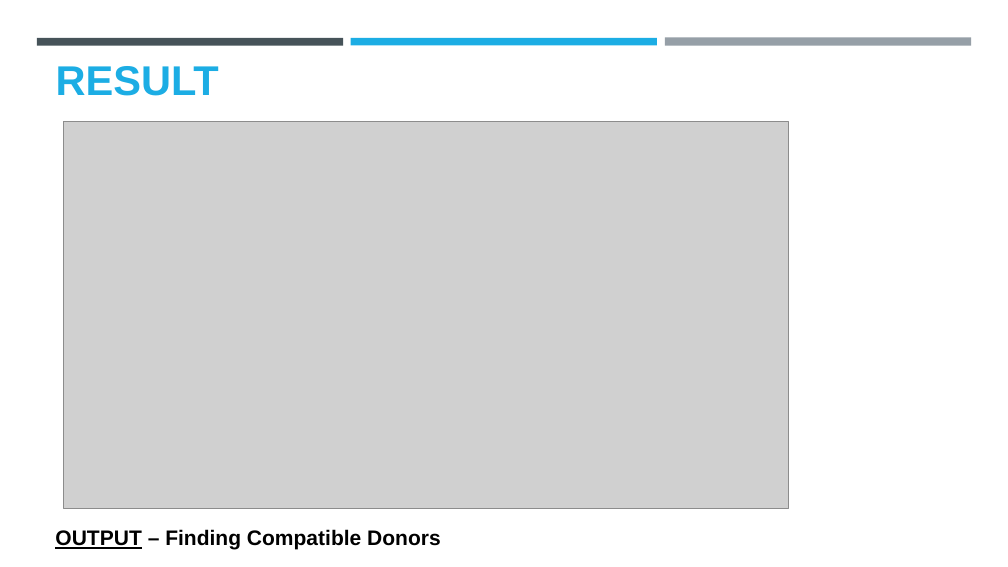
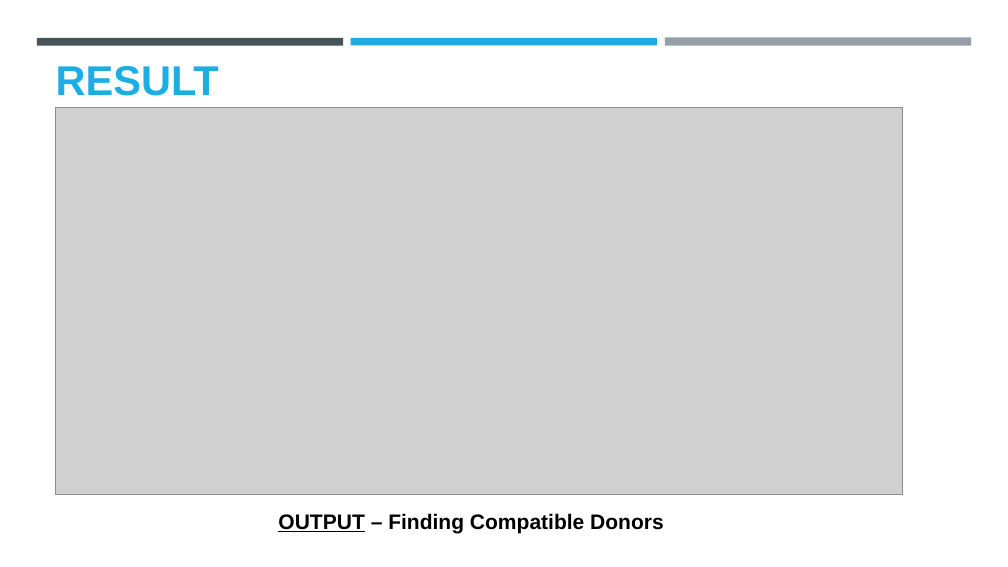
Before and after one commit to meetukhurana07-bot/MediMatch_, a slide deck: slide 13 of Manmeet Kaur - MediMatch.pptx. Drawn at 1008x567 pixels with LibreOffice and Linux fonts; fonts in the diff are those of the drawing; grey boxes stand for pictures; background and template pictures are left out. Boxes give left, top, right and bottom in pixels: in the first picture for what was removed or moved away, otherwise in the second. Text is boxed around its words. In the diff, an @@ line names an element or a change of style, - is before the commit and + after.

```diff
--- a/Manmeet Kaur - MediMatch.pptx
+++ b/Manmeet Kaur - MediMatch.pptx
@@ picture: place and size @@
-picture at bbox=[64, 122, 789, 508]
+picture at bbox=[55, 107, 902, 494]
@@ text "OUTPUT – Finding Compatible Donors": place and size @@
-text "OUTPUT – Finding Compatible Donors" at bbox=[55, 529, 441, 550]
+text "OUTPUT – Finding Compatible Donors" at bbox=[278, 513, 664, 534]
```
Also in this commit, not shown: 3 other slides changed.
